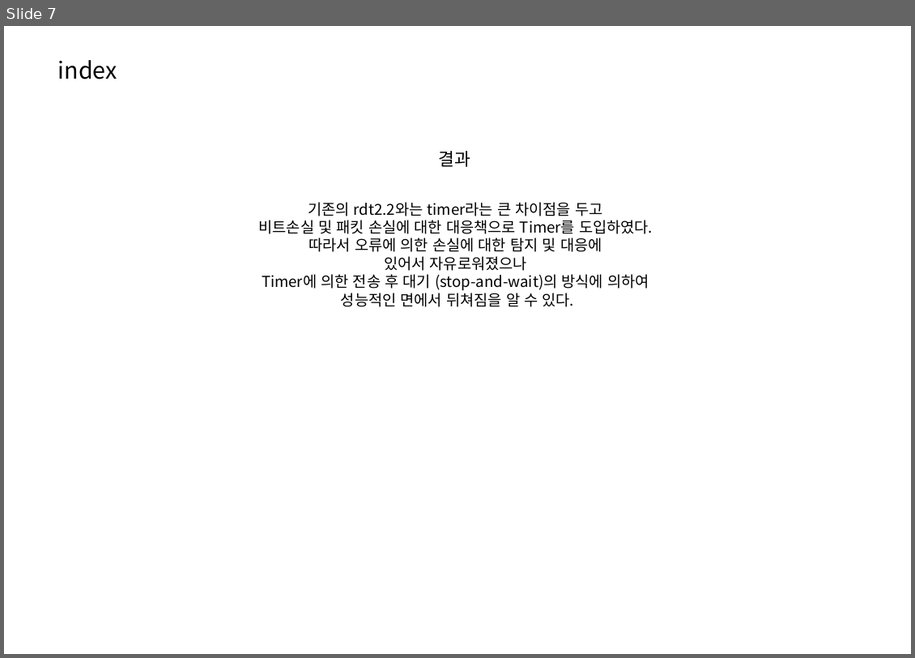
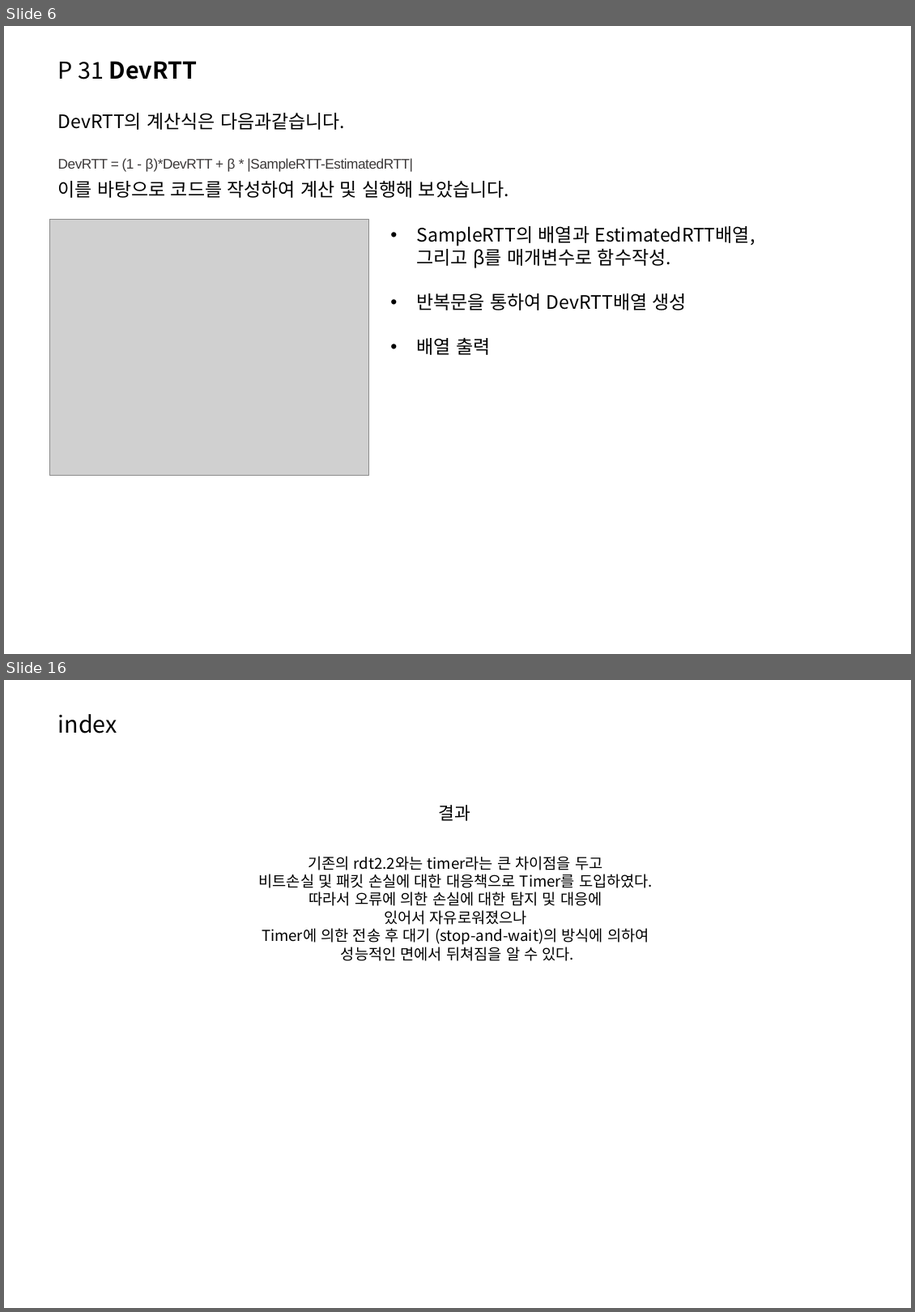
Before and after one commit to ingkoon/2020-s, a slide deck: ComputerNetwork/exc10/20151167 이인재 컴퓨터네트워크 연습문제(P 31, P 27).pptx. Shown one above the other, each under a label of ours: slide 7 before the commit, slides 6 and 16 after it; the slides between them are not shown. The pictures are 915x658 and 915x1312 pixels, drawn with LibreOffice and Linux fonts; fonts in the diff are those of the drawing; grey boxes stand for pictures; background and template pictures are left out. Boxes give left, top, right and bottom in pixels: in the first picture for what was removed or moved away, otherwise in the second. Text is boxed around its words. In the diff, an @@ line names an element or a change of style, - is before the commit and + after.

```diff
--- a/ComputerNetwork/exc10/20151167 이인재 컴퓨터네트워크 연습문제(P 31, P 27).pptx
+++ b/ComputerNetwork/exc10/20151167 이인재 컴퓨터네트워크 연습문제(P 31, P 27).pptx
@@ slide 6 added at <box>4,26,911,654</box>, background picture (left out) @@
@@ text added at <box>58,61,198,79</box>, 20 pt, text #000000, bold @@
+P 31 DevRTT
@@ text added at <box>58,113,345,130</box>, 16 pt, text #000000 @@
+DevRTT의 계산식은 다음과같습니다.
@@ text added at <box>58,158,413,172</box>, 12 pt, text #3B3838 @@
+DevRTT = (1 - β)*DevRTT + β * |SampleRTT-EstimatedRTT|
@@ text added at <box>58,181,509,198</box>, 16 pt, text #000000 @@
+이를 바탕으로 코드를 작성하여 계산 및 실행해 보았습니다.
@@ picture added at <box>50,220,369,476</box> @@
@@ text added at <box>417,226,756,355</box>, 16 pt, text #000000 @@
+• SampleRTT의 배열과 EstimatedRTT배열,
+  그리고 β를 매개변수로 함수작성.
+• 반복문을 통하여 DevRTT배열 생성
+• 배열 출력
@@ what was slide 7 is now slide 16 @@
```
Also in this commit, not shown: 4 slides changed, 10 other slides added, 2 slides removed, 1 other file.
